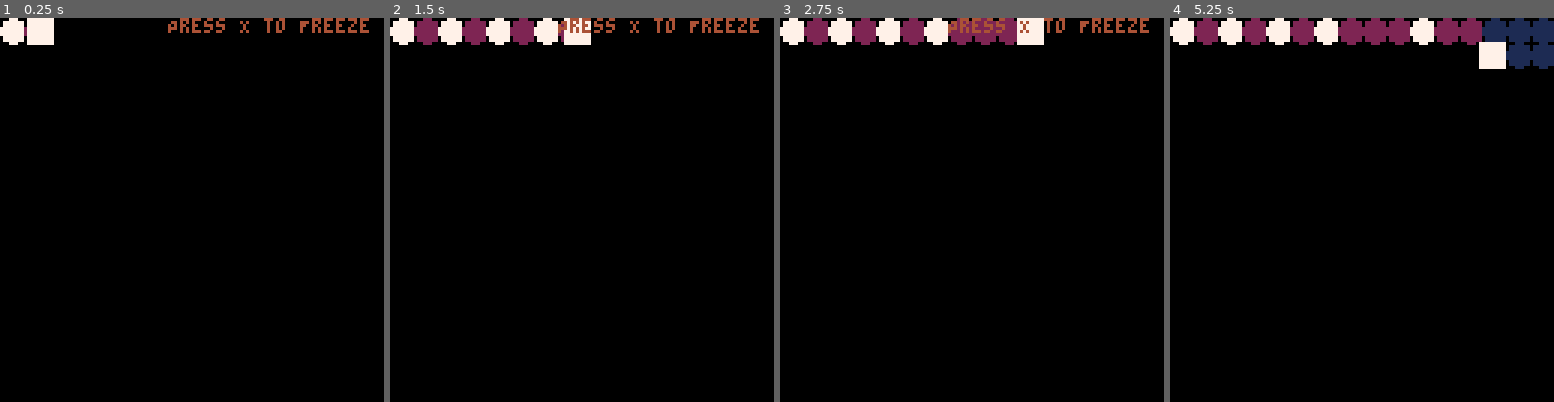
Above: before the commit, frames 1-4 (left to right).
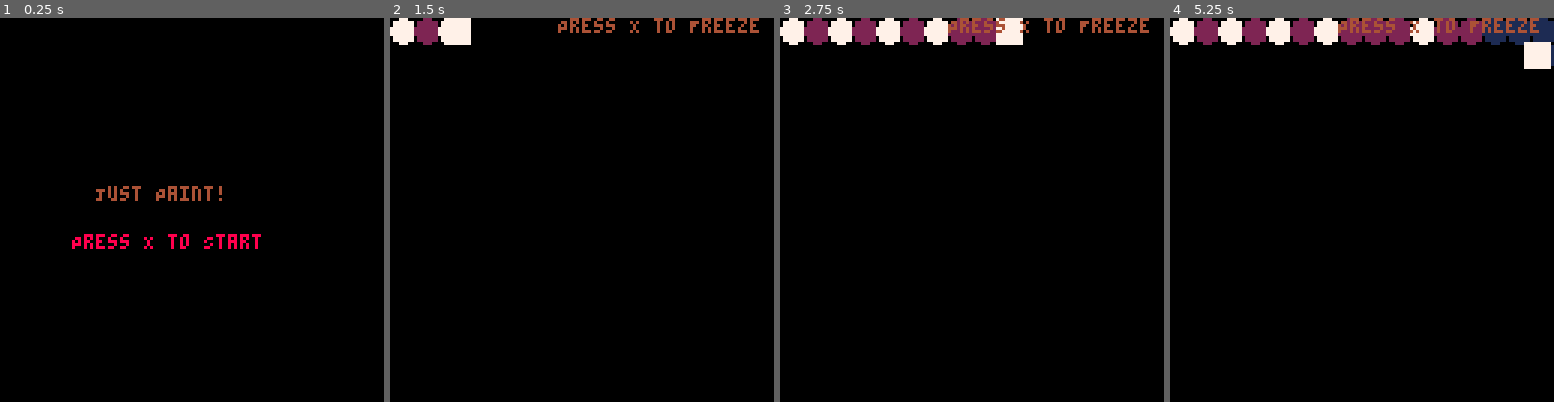
Above: after the commit, the same moments.

Repository: franklant/COMP440_Assignment_3_Repo
Game: PICO-8 cartridge pico_puzzle_game_wip.p8
Two runs of this game, one before a commit and one after it. Both use one fixed random seed, a clock stepped at 60 frames per second and the inputs below.
Inputs:
- Up to frame 1 (0.25 s): no input
- Up to frame 2 (1.5 s): tap X (X key) at 1.07 s
- Up to frame 3 (2.75 s): tap X (X key) at 2.07, 2.4, 2.73 s
- Up to frame 4 (5.25 s): tap X (X key) every 0.33 s from 3.07 to 5.07 s

The runs differ from the first frame. In frame 1, 2.8% of the frame differs, in the area x 0-97%, y 0-61%; in frame 2, 1.9%; in frame 3, 0.7%; in frame 4, 2.0%.

Commit message:
added game_states: menu, game

Diff:
--- a/pico_puzzle_game_wip.p8
+++ b/pico_puzzle_game_wip.p8
@@ -1,6 +1,99 @@
 pico-8 cartridge // http://www.pico-8.com
 version 43
 __lua__
+game_states = {
+	menu = 1,
+	game = 2
+}
+
+-- current state of the game
+state = game_states.menu
+
+-- menu state
+function init_menu_state()
+	local offset = 32
+	title_text = {
+		text = "Just Paint!",
+		x = 64 - offset,
+		y = 64,
+		c = 4
+	}
+
+	start_text = {
+		text = "Press X to Start",
+		x = 56 - offset,
+		y = 72,
+		c = 8
+	}
+
+
+end
+
+angle = 0
+function update_menu_state()
+	-- make text floaty
+	angle += 0.01
+
+	title_text.y += sin(angle)
+
+	if angle >= 1 then
+		angle = 0
+	end
+
+	if btnp(5) then -- x button pressed
+		state = game_states.game
+		_init() -- reinitialize the game
+	end
+end
+
+function draw_menu_state()
+	local offset = 12
+	-- title
+	print(
+		title_text.text,
+		title_text.x, title_text.y,
+		title_text.c
+	)
+
+	-- start
+	print(
+		start_text.text,
+		start_text.x, start_text.y,
+		start_text.c
+	)
+end
+
+-- game state
+function init_game_state()
+	-- map
+	init_map()
+
+	-- player
+	init_player()
+end
+
+function update_game_state()
+	-- player
+	update_player()
+end
+
+function draw_game_state()
+	-- draw map
+	draw_map()
+
+	-- player
+	draw_player()
+
+	-- display message
+	display_message(
+		"Press X to Freeze",
+		5,
+		56, 0
+	)
+
+	-- print(player.col, 0, 64, 7)
+end
+
 -- player
 function init_player()
 	player = {
@@ -191,37 +284,33 @@
 end
 
 function _init()
-
-	-- map
-	init_map()
-
-	-- player
-	init_player()
+	-- handle states
+	if state == game_states.menu then
+		init_menu_state()
+	elseif state == game_states.game then
+		init_game_state()
+	end
 end
 
 i = 0 -- might be uneccessary
 function _update60()
-	-- player
-	update_player()
+	-- handle states
+	if state == game_states.menu then
+		update_menu_state()
+	elseif state == game_states.game then
+		update_game_state()
+	end
 end
 
 function _draw()
 	cls()
 
-	-- draw map
-	draw_map()
-
-	-- player
-	draw_player()
-
-	-- display message
-	display_message(
-		"Press X to Freeze",
-		5,
-		56, 0
-	)
-
-	-- print(player.col, 0, 64, 7)
+	-- handle states
+	if state == game_states.menu then
+		draw_menu_state()
+	elseif state == game_states.game then
+		draw_game_state()
+	end
 end
 __gfx__
 00000000000000000000000000000000000000000000000000000000000000000000000000000000000000000000000000000000000000000000000000000000
